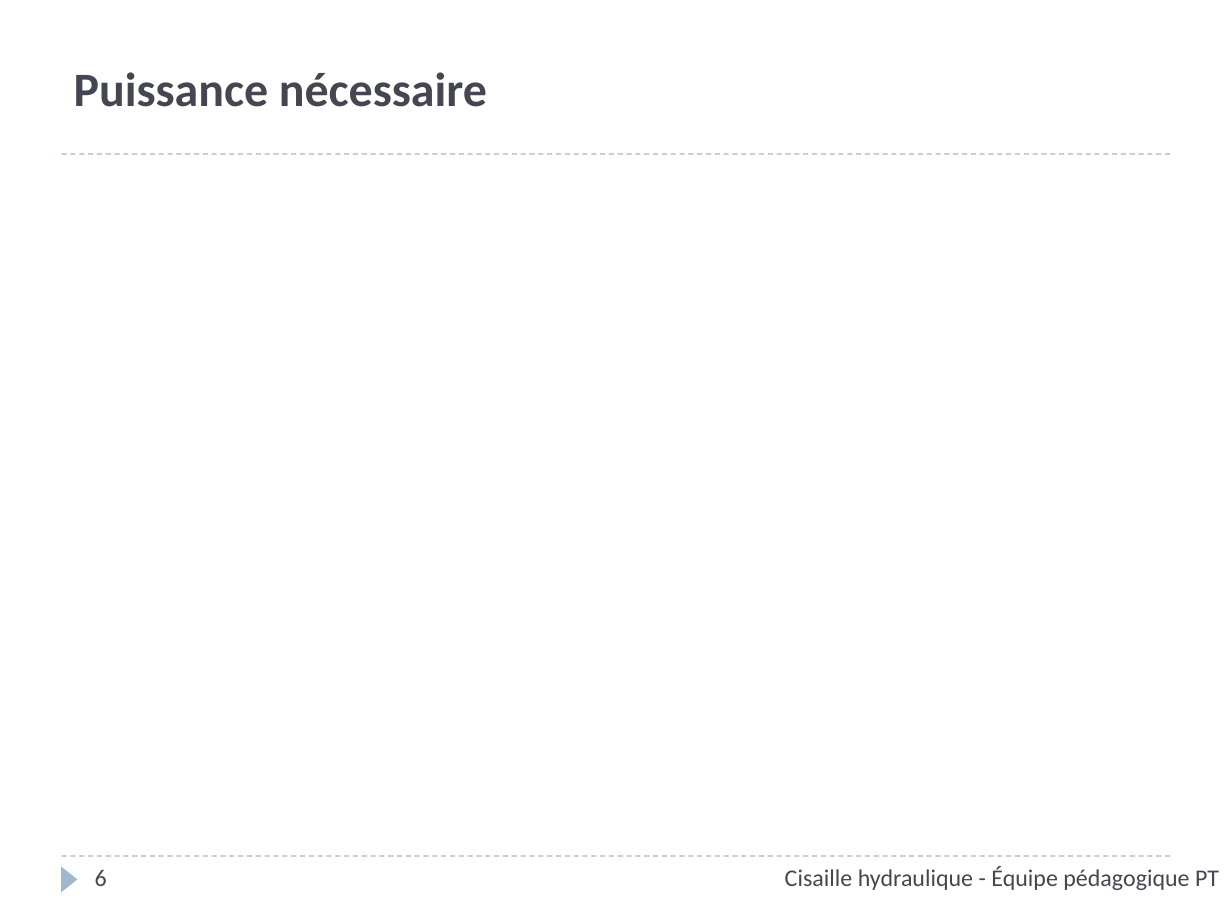
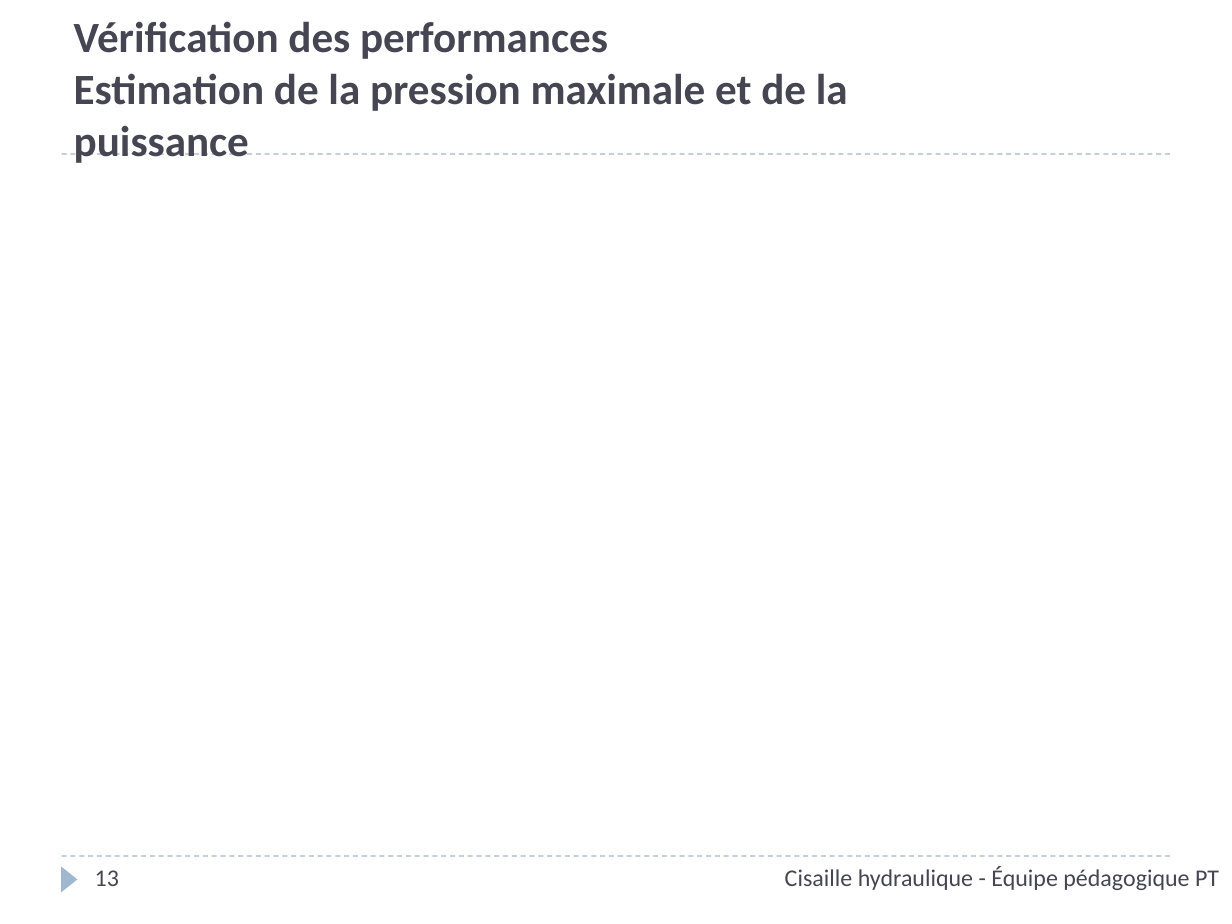
Before and after one commit to xpessoles/PT_Oraux, a slide deck: slide 13 of Interrogation_SII/03_Cisaille hydraulique/ServoMoteur_CommandeVanne_Corrige.pptx (slide 6 before the commit). Drawn at 1232x924 pixels with LibreOffice and Linux fonts; fonts in the diff are those of the drawing; grey boxes stand for pictures; background and template pictures are left out. Boxes give left, top, right and bottom in pixels: in the first picture for what was removed or moved away, otherwise in the second. Text is boxed around its words. In the diff, an @@ line names an element or a change of style, - is before the commit and + after.

```diff
--- a/Interrogation_SII/03_Cisaille hydraulique/ServoMoteur_CommandeVanne_Corrige.pptx
+++ b/Interrogation_SII/03_Cisaille hydraulique/ServoMoteur_CommandeVanne_Corrige.pptx
@@ title at bbox=[74, 21, 848, 163]: text changed; size 28 to 25.2 pt @@
-Puissance nécessaire
+Vérification des performances
+Estimation de la pression maximale et de la puissance
@@ page number at bbox=[95, 870, 119, 886]: text changed @@
-6
+13
```
Also in this commit, not shown: 5 other slides changed, 7 slides added, 2 other files.
